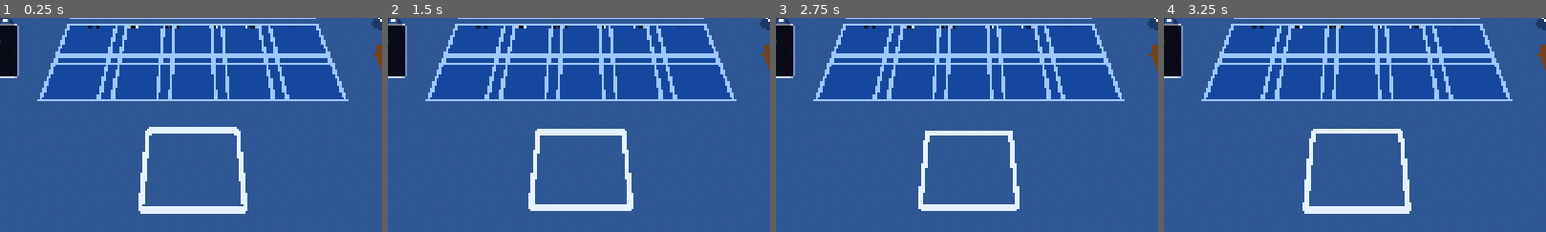
Above: before the commit, frames 1-4 (left to right).
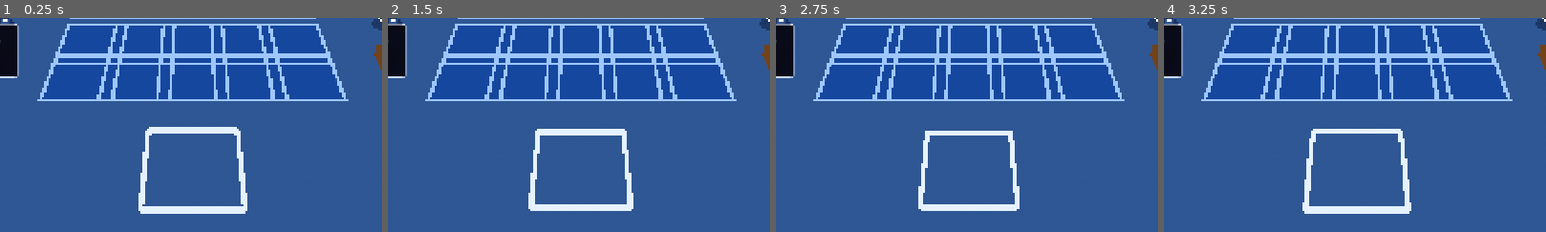
Above: after the commit, the same moments.

Repository: joeyviciousfake-netizen/Astralis
Game: Godot game, scene res://duel3d/mesa_3d.tscn
Same seed, same stepped clock (60 frames per second), same inputs: the game is played once before the commit and once after it.
Inputs (mouse positions are % of the whole screen's width and height, from its top left):
- Up to frame 1 (0.25 s): no input
- Up to frame 2 (1.5 s): tap Enter at 0.5 s; move the mouse to (72, 45) at 0.52 s; hold Shift 0.53-1.25 s; click (72, 45) at 0.67 s; tap Space at 1.25 s; drag from (30, 55) to (45, 70) at 1.27 s
- Up to frame 3 (2.75 s): move the mouse to (60, 28) at 2.02 s; tap Ctrl at 2.1 s; click (60, 28) at 2.17 s
- Up to frame 4 (3.25 s): drag from (45, 70) to (20, 35) at 2.77 s
The pictures show only the part of the screen within x 25-75%, y 49-99%; the shares and areas given below are measured in that part.

The runs differ from the first frame. In frame 1, 0.1% of the frame differs, in the area x 23-78%, y 3-5%; in frame 2, 0.1%; in frame 3, 0.1%; in frame 4, 0.1%.

Commit message:
runtime: fora fases Tag Force (sistema FM)

Diff:
--- a/astralis/duel3d/mesa_3d.gd
+++ b/astralis/duel3d/mesa_3d.gd
@@ -44,9 +44,8 @@
 const CAM_POS := Vector3(0, 7.4, 9.6)
 const CAM_ALVO := Vector3(0, -0.3, -1.4)
 const CAM_FOV := 50.0
-## Fases estilo Tag Force no meio do campo (só desenho; o motor real só tem
-## DRAW/MAIN/BATTLE/END — SP e MP2 ficam apagadas, ver _fase_tag_atual).
-const FASES_TAG := ["DP", "SP", "MP1", "BP", "MP2", "EP"]
+## Fases estilo Tag Force REMOVIDAS (ordem do usuário, 2026-09-28): o
+## duelo segue o Forbidden Memories, sem DP/SP/MP1/BP/MP2/EP.
 
 const LARG_CARTA := 1.0
 ## Proporção exata da carta real 59x86mm (0,6860). Tudo que é carta, slot
@@ -132,9 +131,7 @@
 var _nome_rival := "RIVAL"
 var _retrato_voce := ""
 var _retrato_rival := ""
-## Fases no meio (só desenho) + contadores de deck/cemitério.
-var _no_fases: Node3D = null
-var _fase_marcas: Dictionary = {}
+## Contadores de deck/cemitério (só leitura do estado real).
 var _lbl_conta_deck_rival: Label3D = null
 var _lbl_conta_cem_rival: Label3D = null
 var _lbl_conta_deck_voce: Label3D = null
@@ -453,7 +450,6 @@
 	_lbl_conta_mao_rival.name = "ContaMaoRival"
 	_lbl_conta_mao_rival.position = Vector3(2.4, 1.9, -4.2)
 	campo.add_child(_lbl_conta_mao_rival)
-	_construir_fases(campo)
 	_construir_tokens(campo)
 	_no_cartas = Node3D.new()
 	_no_cartas.name = "Cartas"
@@ -471,65 +467,11 @@
 	_cursor3d.add_child(_caixa("Abaixo", Vector3(bw, 0.06, t), Vector3(0, 0, -bh / 2.0), mat_cur))
 	_cursor3d.add_child(_caixa("Esq", Vector3(t, 0.06, bh), Vector3(-bw / 2.0, 0, 0), mat_cur))
 	_cursor3d.add_child(_caixa("Dir", Vector3(t, 0.06, bh), Vector3(bw / 2.0, 0, 0), mat_cur))
-	print("[MESA3D] Campo: 20 painéis de vidro + decks/cemitérios + 6 fases + tokens + Cursor3D.")
+	print("[MESA3D] Campo: 20 painéis + decks/cemitérios + tokens + Cursor3D.")
 
 
 ## Fileira de fases no MEIO do campo (só desenho, ref DP/SP/MP1/BP/MP2/EP).
 ## A fase atual acende (dourado); SP/MP2 nunca acendem (motor sem elas).
-func _construir_fases(campo: Node3D) -> void:
-	_no_fases = Node3D.new()
-	_no_fases.name = "Fases"
-	campo.add_child(_no_fases)
-	_fase_marcas = {}
-	for i in range(FASES_TAG.size()):
-		var tag := String(FASES_TAG[i])
-		var x := (float(i) - 2.5) * 1.05
-		var base := _caixa("Fase_%s" % tag, Vector3(0.92, 0.05, 0.5), Vector3(x, 0.19, -0.3), _mat(Color(0.30, 0.42, 0.62), 0.5, 0.6))
-		base.set_meta("fase_tag", tag)
-		_no_fases.add_child(base)
-		var rot := _rotulo3d(tag, 52, Color(0.85, 0.90, 1.0))
-		rot.name = "FaseRot_%s" % tag
-		rot.position = Vector3(x, 0.32, -0.3)
-		_no_fases.add_child(rot)
-		_fase_marcas[tag] = {"base": base, "rot": rot}
-
-
-## Motor real -> tag da ref: DRAW=DP, MAIN=MP1, BATTLE=BP, END=EP.
-func _fase_tag_atual() -> String:
-	if _st == null:
-		return ""
-	match String(_st.phase):
-		"DRAW":
-			return "DP"
-		"MAIN":
-			return "MP1"
-		"BATTLE":
-			return "BP"
-		"END":
-			return "EP"
-	return ""
-
-
-func _atualizar_fases() -> void:
-	if _fase_marcas.is_empty():
-		return
-	var atual := _fase_tag_atual()
-	for tag in _fase_marcas.keys():
-		var par: Dictionary = _fase_marcas[tag]
-		var base := par["base"] as MeshInstance3D
-		var rot := par["rot"] as Label3D
-		if base == null:
-			continue
-		if str(tag) == atual:
-			base.material_override = _mat(Color(1.0, 0.85, 0.20), 1.0)
-			if rot != null:
-				rot.modulate = Color(0.15, 0.10, 0.02)
-		else:
-			base.material_override = _mat(Color(0.30, 0.42, 0.62), 0.5, 0.6)
-			if rot != null:
-				rot.modulate = Color(0.85, 0.90, 1.0)
-
-
 ## Tokens decorativos da ref nova (só desenho, zero regra): círculo com
 ## X à esquerda do meio + bússola à direita do meio, discos azul-escuros
 ## flutuando com símbolo branco.
@@ -1490,7 +1432,6 @@
 		else:
 			_lbl_turno.text = "%d" % int(_st.turn_number)
 	_atualizar_painel_foco()
-	_atualizar_fases()
 	_atualizar_contadores()
 
 
--- a/astralis/testing/test_mesa_3d_oficial.gd
+++ b/astralis/testing/test_mesa_3d_oficial.gd
@@ -63,7 +63,7 @@
 	var mesa: Node = await _mesa3d_nova()
 	for caminho in ["Camera3D", "WorldEnvironment",
 			"Campo", "Campo/Slots", "Campo/Laterais", "Campo/Tokens",
-			"Campo/Fases", "Cartas", "Cursor3D", "HUD", "Ceu", "HUD/FlashTela"]:
+			"Cartas", "Cursor3D", "HUD", "Ceu", "HUD/FlashTela"]:
 		assert_true(mesa.get_node_or_null(NodePath(caminho)) != null, "Nó-chave existe: " + caminho)
 	assert_true((mesa.get_node("Camera3D") as Camera3D).current, "Camera3D é a atual.")
 	# 20 painéis flutuantes (5+5 por lado), cada um com base escura + borda.
@@ -366,17 +366,13 @@
 
 
 func test_fases_no_meio_laterais_e_tokens() -> void:
-	# Ref: fases DP/SP/MP1/BP/MP2/EP no meio (só DP/MP1/BP/EP acendem, motor
-	# real); decks/cemitérios laterais + contadores; tokens decorativos.
-	var mesa: Node = await _mesa3d_nova()
-	var st = mesa.get("_st")
-	assert_true(mesa.get_node_or_null(NodePath("Campo/Fases")) != null, "Fileira de fases existe no meio.")
-	assert_eq((mesa.get_node("Campo/Fases") as Node3D).get_child_count(), 12, "6 fases x (base + rótulo).")
+	# SEM fases Tag Force (ordem do usuário, duelo segue o FM):
+	# nenhum nó de fase existe; laterais + tokens continuam.
+	var mesa: Node = await _mesa3d_nova()
+	var st = mesa.get("_st")
+	assert_true(mesa.get_node_or_null(NodePath("Campo/Fases")) == null, "Sem fileira de fases.")
 	for tag in ["DP", "SP", "MP1", "BP", "MP2", "EP"]:
-		assert_true(mesa.get_node_or_null(NodePath("Campo/Fases/Fase_" + tag)) != null, "Fase existe: " + tag)
-		assert_eq(str((mesa.get_node("Campo/Fases/FaseRot_" + tag) as Label3D).text), tag, "Rótulo exato da fase: " + tag)
-	var atual := str(mesa.call("_fase_tag_atual"))
-	assert_true(atual in ["DP", "MP1", "BP", "EP"], "Fase atual vem do motor real (nunca SP/MP2): " + atual)
+		assert_true(mesa.get_node_or_null(NodePath("Campo/Fases/Fase_" + tag)) == null, "Sem fase: " + tag)
 	for caminho in ["Campo/Laterais/DeckRival", "Campo/Laterais/DeckVoce", "Campo/Laterais/CemRival", "Campo/Laterais/CemVoce"]:
 		assert_true(mesa.get_node_or_null(NodePath(caminho)) != null, "Lateral existe: " + caminho)
 	# Contadores = números puros do estado real (ref: 33/32/6).
